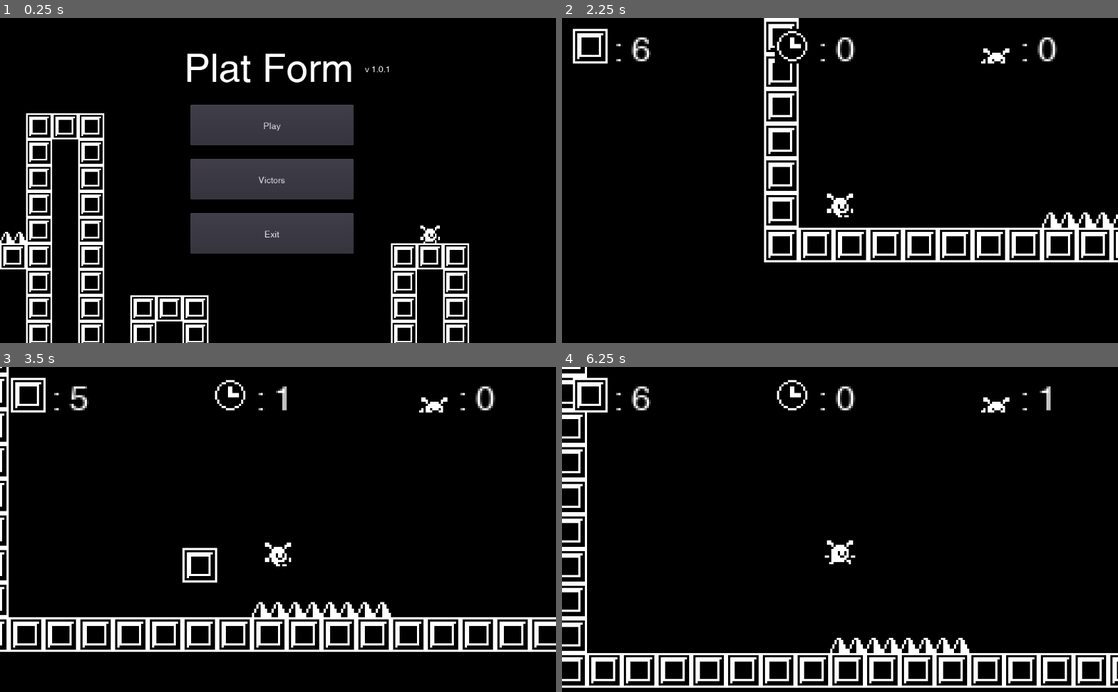
Above: before the commit, frames 1-4 (two rows, left to right).
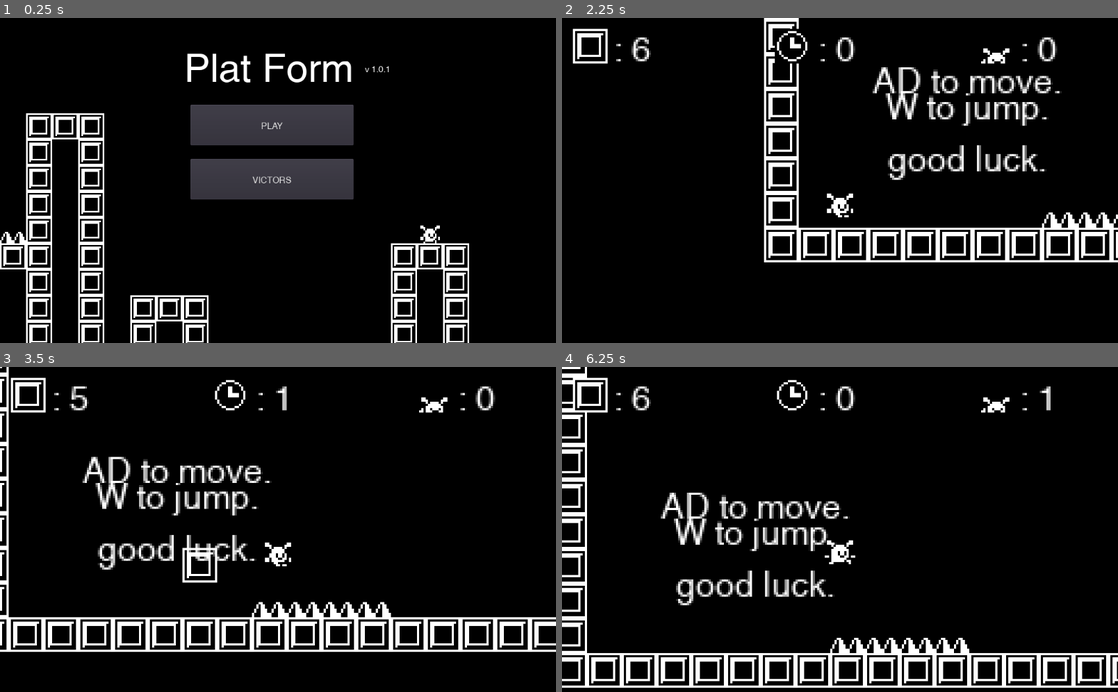
Above: after the commit, the same moments.

Repository: thomasapope/plat-form
Game: Godot game, scene res://scenes/Main.tscn
Same seed, same stepped clock (60 frames per second), same inputs: the game is played once before the commit and once after it.
Inputs (mouse positions are in pixels of both pictures, inside the frame that each line leads up to):
- Up to frame 1 (0.25 s): no input
- Up to frame 2 (2.25 s): click "Victors" (after the commit: "VICTORS") at 0.5 s; click "Back" at 1.25 s; click "Play" (after the commit: "PLAY") at 2 s
- Up to frame 3 (3.5 s): tap Enter at 2.75 s; move the mouse to (400, 513) at 2.77 s; hold D (right) from 2.78 s (still down); click (400, 513) at 2.92 s; tap W (jump) at 3.02 s
- Up to frame 4 (6.25 s): tap Enter at 3.5, 5.75 s; move the mouse to (728, 545) at 3.52 s; tap W (jump) at 3.77, 5.27, 6.02 s; tap R (reset) at 4.25, 5 s; move the mouse to (895, 458) at 4.27 s; release D (right) at 4.28 s; hold A (left) 4.28-5.03 s; move the mouse to (812, 594) at 5.02 s; hold D (right) from 5.03 s (still down); click (812, 594) at 5.17 s; move the mouse to (1006, 578) at 5.77 s

The runs differ from the first frame. In frame 1, 3.8% of the frame differs, in the area x 34-64%, y 32-73%; in frame 2, 2.9%; in frame 3, 2.9%; in frame 4, 3.0%.

Commit message:
Export fixes
Remove Exit Button
Fix Victors list

Diff:
--- /dev/null
+++ b/VictorsList.tres
@@ -0,0 +1,19 @@
+[gd_resource type="Resource" load_steps=2 format=2]
+
+[sub_resource type="GDScript" id=1]
+script/source = "extends Resource
+
+var victors = [
+	\"Thomas Pope\",
+	\"Charles C.\",
+	\"Landen R.\",
+	\"Owen G.\",
+	\"Ronik S.\",
+	\"Birk C.\",
+	\"Christian H.\",
+	\"Riley B.\"
+]
+"
+
+[resource]
+script = SubResource( 1 )
--- a/scenes/Main.tscn
+++ b/scenes/Main.tscn
@@ -50,7 +50,7 @@
 margin_right = 300.0
 margin_bottom = 75.0
 rect_min_size = Vector2( 0, 75 )
-text = "Play"
+text = "PLAY"
 script = ExtResource( 3 )
 __meta__ = {
 "_edit_use_anchors_": false
@@ -62,7 +62,7 @@
 margin_right = 300.0
 margin_bottom = 175.0
 rect_min_size = Vector2( 0, 75 )
-text = "Victors"
+text = "VICTORS"
 script = ExtResource( 3 )
 __meta__ = {
 "_edit_use_anchors_": false
@@ -70,11 +70,12 @@
 scene = "res://scenes/Leaderboard.tscn"
 
 [node name="Exit" type="Button" parent="VBoxContainer"]
+visible = false
 margin_top = 200.0
 margin_right = 300.0
 margin_bottom = 275.0
 rect_min_size = Vector2( 0, 75 )
-text = "Exit"
+text = "EXIT"
 expand_icon = true
 script = ExtResource( 3 )
 __meta__ = {
--- a/scenes/World.tscn
+++ b/scenes/World.tscn
@@ -246,7 +246,6 @@
 volume_db = -15.0
 
 [node name="Tutorials" type="Control" parent="."]
-visible = false
 margin_left = 48.0
 margin_top = -142.0
 margin_right = 88.0
--- a/scripts/Scores.gd
+++ b/scripts/Scores.gd
@@ -6,19 +6,36 @@
 # Called when the node enters the scene tree for the first time.
 func _ready():
 	# Load list of victors from a text file
-	var file = File.new()
-	if file.file_exists(filepath):
-		file.open(filepath, File.READ)
-		var victors = []
-		while not file.eof_reached():
-			var line = file.get_line().strip_edges()
-			if line != "":
-				victors.append(line)
-		file.close()
+#	var file = File.new()
+#	if file.file_exists(filepath):
+#		file.open(filepath, File.READ)
+#		var victors = []
+#		while not file.eof_reached():
+#			var line = file.get_line().strip_edges()
+#			if line != "":
+#				victors.append(line)
+#		file.close()
+#
+#		for i in range(victors.size()):
+#			var new_label = label.instance()
+#			new_label.text = victors[i]
+#			add_child(new_label)
+#	else:
+#		print("File not found: %s" % filepath)
 
-		for i in range(victors.size()):
-			var new_label = label.instance()
-			new_label.text = victors[i]
-			add_child(new_label)
-	else:
-		print("File not found: %s" % filepath)
+
+
+#	var file = File.new()
+#	if file.file_exists(filepath):
+#		file.open(filepath, File.READ)
+#		var victors = []
+#		while not file.eof_reached():
+#			var line = file.get_line().strip_edges()
+#			if line != "":
+#				victors.append(line)
+#		file.close()
+	var victors = load("res://VictorsList.tres").victors
+	for i in range(victors.size()):
+		var new_label = label.instance()
+		new_label.text = victors[i]
+		add_child(new_label)
Not shown, changed: export_presets.cfg
